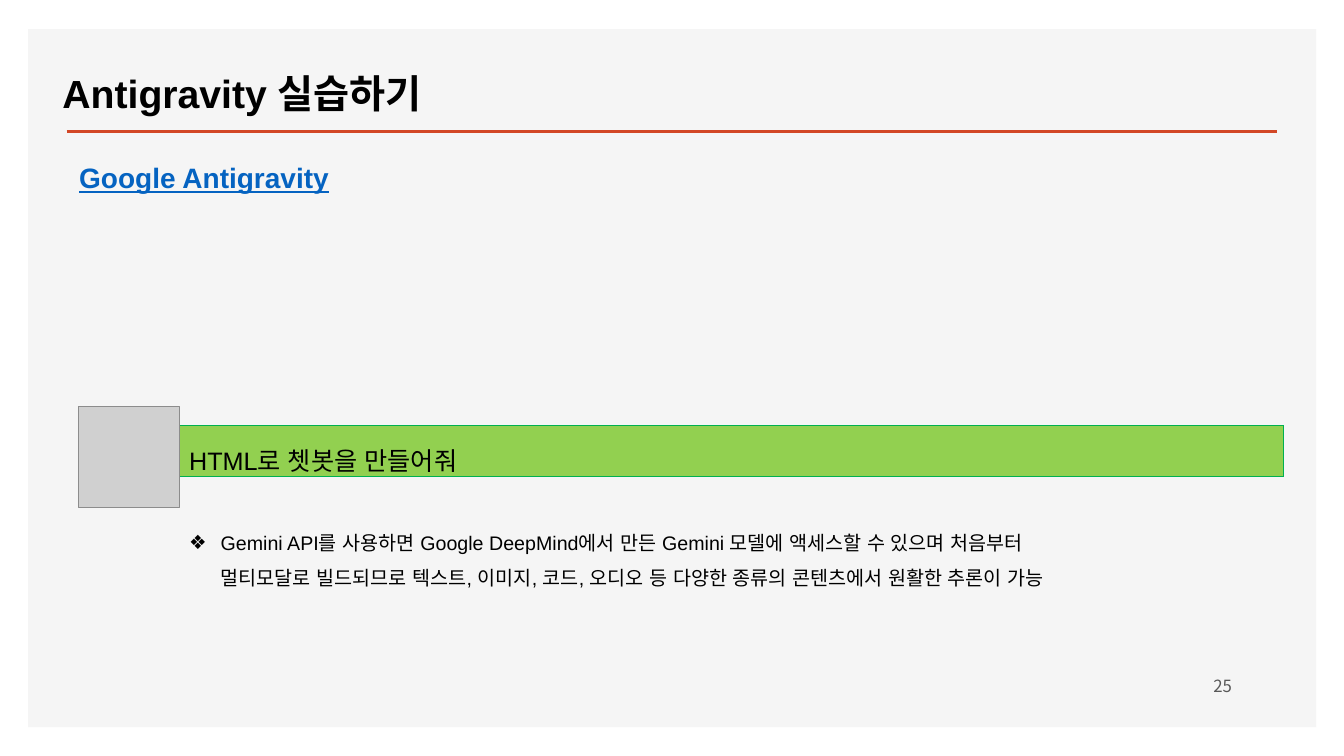
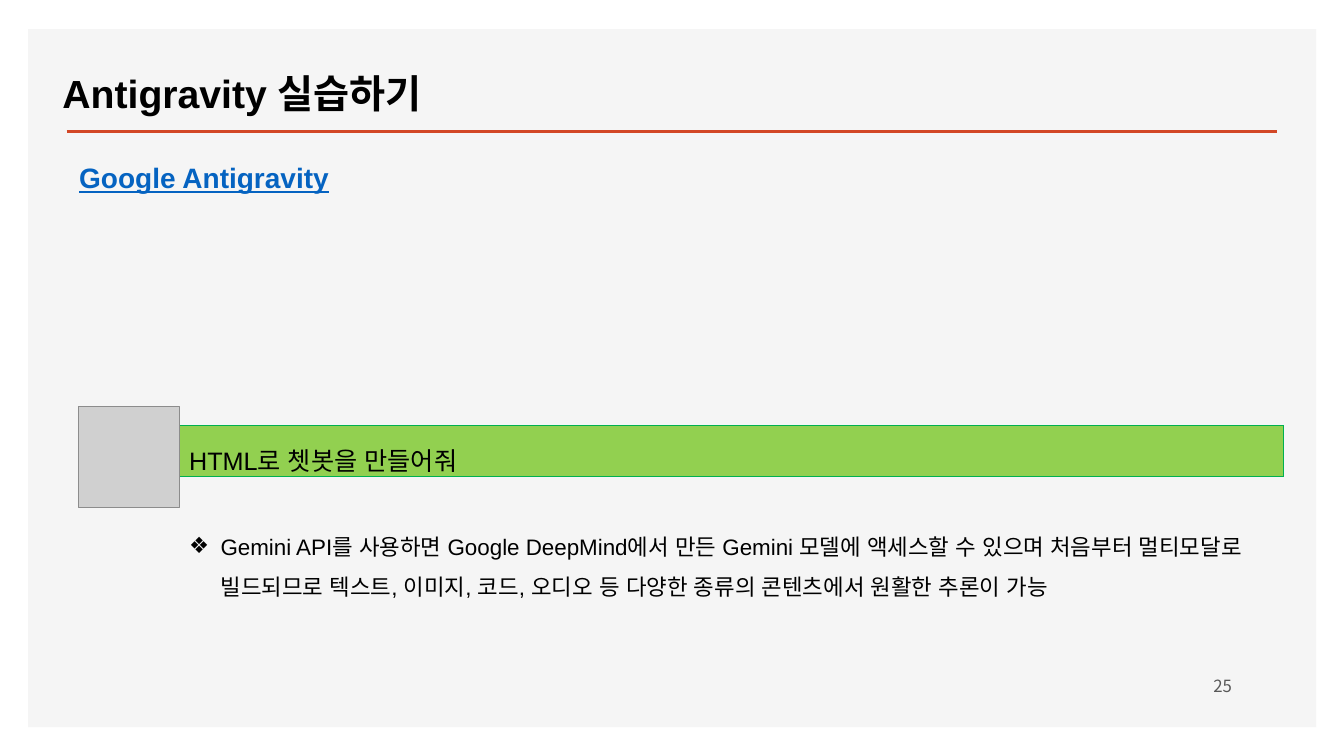
Before and after one commit to ancestor9/2026_Fall_AI-Workflow, a slide deck: slide 25 of PPTs/01_What is AI Workflow.pptx. Drawn at 1344x756 pixels with LibreOffice and Linux fonts; fonts in the diff are those of the drawing; grey boxes stand for pictures; background and template pictures are left out. Boxes give left, top, right and bottom in pixels: in the first picture for what was removed or moved away, otherwise in the second. Text is boxed around its words. In the diff, an @@ line names an element or a change of style, - is before the commit and + after.

```diff
--- a/PPTs/01_What is AI Workflow.pptx
+++ b/PPTs/01_What is AI Workflow.pptx
@@ text "Gemini API를 사용하면 Google DeepMind에서 ..." at bbox=[221, 536, 1242, 598]: size 14 to 16 pt @@
```
Also in this commit, not shown: 3 other slides changed, 4 slides removed.
